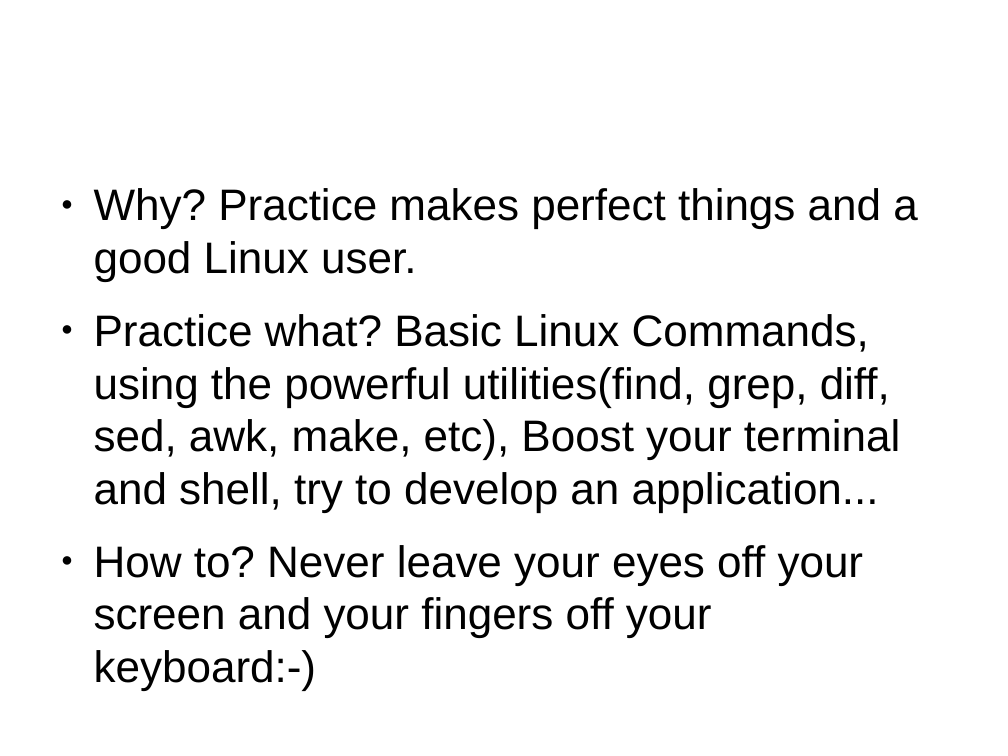
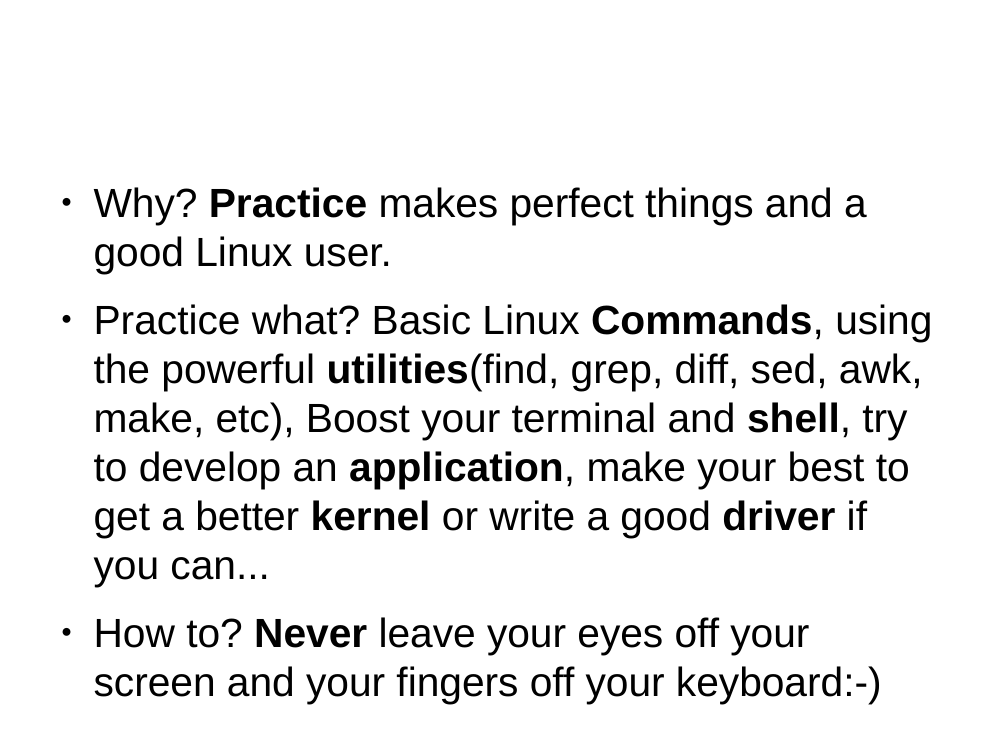
Before and after one commit to hustcalm/linux-getting-started, a slide deck: slide 10 of linux-getting-started-@hustcalm.odp (slide 11 before the commit). Drawn at 1008x756 pixels with LibreOffice and Linux fonts; fonts in the diff are those of the drawing; background and template pictures are left out. Boxes give left, top, right and bottom in pixels: in the first picture for what was removed or moved away, otherwise in the second. Text is boxed around its words. In the diff, an @@ line names an element or a change of style, - is before the commit and + after.

```diff
--- a/linux-getting-started-@hustcalm.odp
+++ b/linux-getting-started-@hustcalm.odp
@@ text at (x1=94, y1=187, x2=882, y2=704): size 34.7 to 32.1 pt in "Why? Practice makes perfect things and a ...", "How to? Never leave your eyes off ..."; bold on in "Practice", "Never" @@
@@ text at (x1=94, y1=304, x2=932, y2=586): text changed; size 34.7 to 32.1 pt @@
-● Practice what? Basic Linux Commands, using the powerful utilities(find, grep, diff, sed, awk, make, etc), Boost your terminal and shell, try to develop an application...
+● Practice what? Basic Linux Commands, using the powerful utilities(find, grep, diff, sed, awk, make, etc), Boost your terminal and shell, try to develop an application, make your best to get a better kernel or write a good driver if you can...
```
Also in this commit, not shown: 8 other slides changed, 4 slides added, 5 slides removed, 2 other files.
